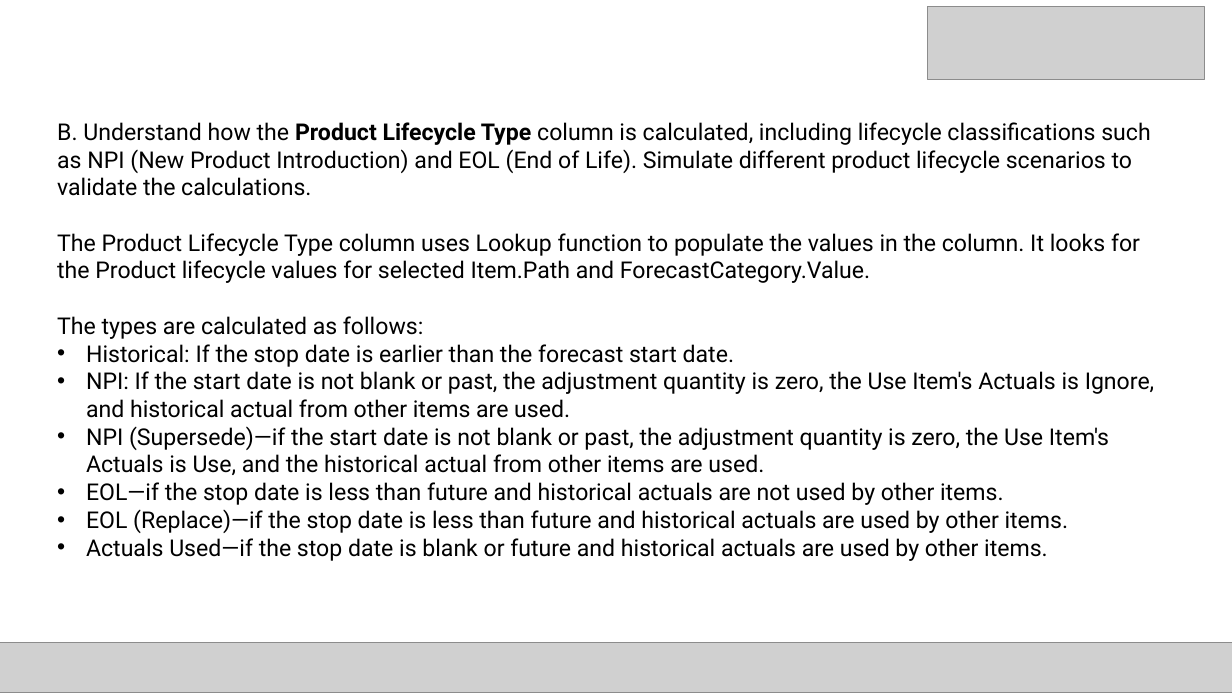
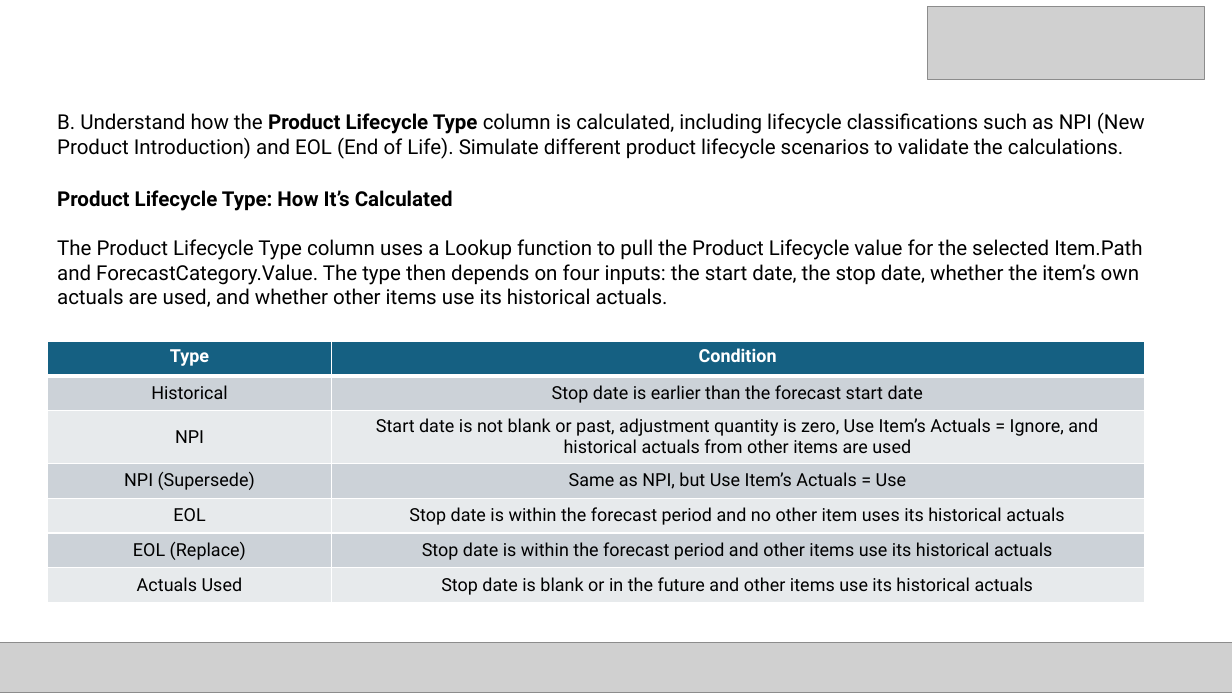
Before and after one commit to anushkundu/AI-business-report-generator, a slide deck: slide 21 of DP1 (2).pptx (slide 18 before the commit). Drawn at 1232x693 pixels with LibreOffice and Linux fonts; fonts in the diff are those of the drawing; grey boxes stand for pictures. Boxes give left, top, right and bottom in pixels: in the first picture for what was removed or moved away, otherwise in the second. Text is boxed around its words. In the diff, an @@ line names an element or a change of style, - is before the commit and + after.

```diff
--- a/DP1 (2).pptx
+++ b/DP1 (2).pptx
@@ text "B. Understand how the Product ...": place and size @@
-text "B. Understand how the Product ..." at <box>57,122,1155,561</box>
+text "B. Understand how the Product ..." at <box>57,113,1145,307</box>
@@ text at <box>57,113,1145,159</box>: size 18 to 16 pt in "B. Understand how the Product Lifecycle Type ..." @@
@@ text at <box>57,190,1142,307</box>: text changed; size 18 to 16 pt @@
-The Product Lifecycle Type column uses Lookup function to populate the values in the column. It looks for the Product lifecycle values for selected Item.Path and ForecastCategory.Value.
-The types are calculated as follows:
-• Historical: If the stop date is earlier than the forecast start date.
-• NPI: If the start date is not blank or past, the adjustment quantity is zero, the Use Item's Actuals is Ignore, and historical actual from other items are used.
-• NPI (Supersede)—if the start date is not blank or past, the adjustment quantity is zero, the Use Item's Actuals is Use, and the historical actual from other items are used.
-• EOL—if the stop date is less than future and historical actuals are not used by other items.
-• EOL (Replace)—if the stop date is less than future and historical actuals are used by other items.
-• Actuals Used—if the stop date is blank or future and historical actuals are used by other items.
+Product Lifecycle Type: How It’s Calculated
+The Product Lifecycle Type column uses a Lookup function to pull the Product Lifecycle value for the selected Item.Path and ForecastCategory.Value. The type then depends on four inputs: the start date, the stop date, whether the item’s own actuals are used, and whether other items use its historical actuals.
@@ table added at <box>48,341,1145,603</box>, 7 rows, 2 columns @@
+Type | Condition
+Historical | Stop date is earlier than the forecast start date
+NPI | Start date is not blank or past, adjustment quantity is zero, Use Item’s Actuals = Ignore, and historical actuals from other items are used
+NPI (Supersede) | Same as NPI, but Use Item’s Actuals = Use
+EOL | Stop date is within the forecast period and no other item uses its historical actuals
+EOL (Replace) | Stop date is within the forecast period and other items use its historical actuals
+Actuals Used | Stop date is blank or in the future and other items use its historical actuals
```
Also in this commit, not shown: 28 other slides changed, 10 slides added, 3 slides removed.
